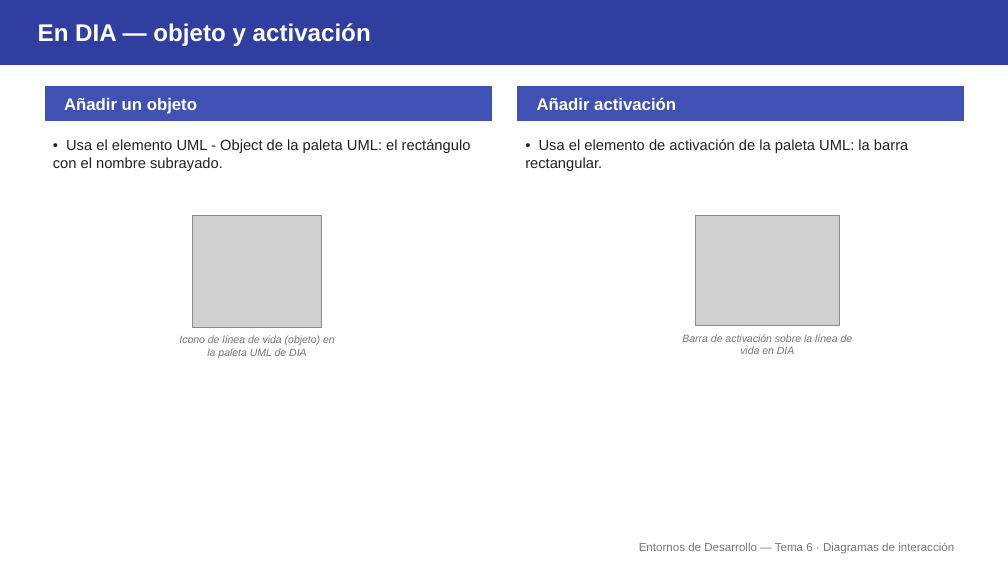
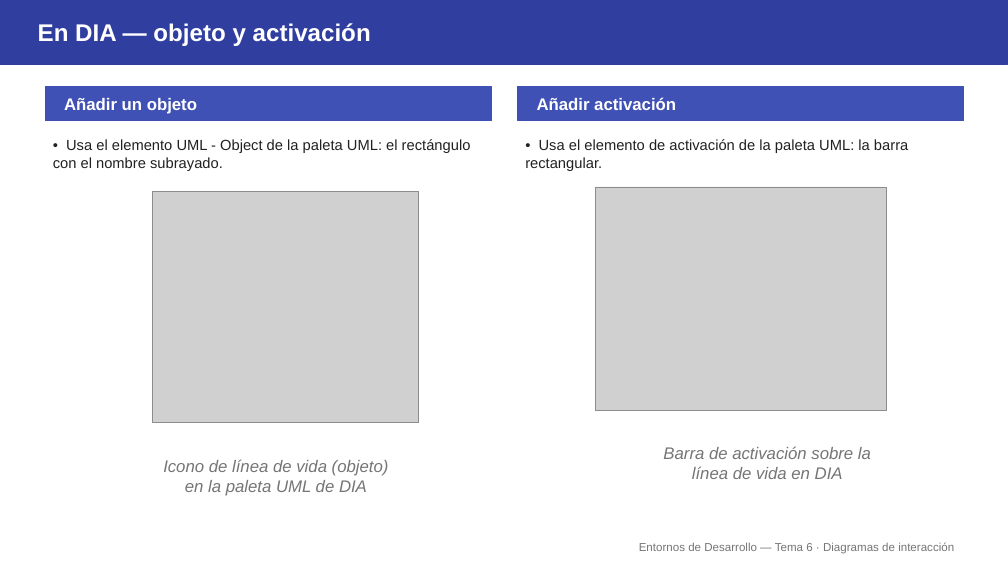
Before and after one commit to aitorventura/entornos-de-desarrollo, a slide deck: slide 5 of tema6/diapositivas/interaccion.pptx. Drawn at 1008x567 pixels with LibreOffice and Linux fonts; fonts in the diff are those of the drawing; grey boxes stand for pictures. Boxes give left, top, right and bottom in pixels: in the first picture for what was removed or moved away, otherwise in the second. Text is boxed around its words. In the diff, an @@ line names an element or a change of style, - is before the commit and + after.

```diff
--- a/tema6/diapositivas/interaccion.pptx
+++ b/tema6/diapositivas/interaccion.pptx
@@ picture resized from (x1=193, y1=216, x2=321, y2=327) to (x1=153, y1=191, x2=418, y2=423) @@
@@ picture resized from (x1=696, y1=216, x2=839, y2=326) to (x1=596, y1=187, x2=886, y2=410) @@
@@ rectangle removed at (x1=193, y1=216, x2=321, y2=327) @@
@@ rectangle removed at (x1=696, y1=216, x2=839, y2=326) @@
@@ text "Barra de activación sobre la ..." moved from (x1=682, y1=334, x2=853, y2=354) to (x1=663, y1=446, x2=871, y2=479) @@
@@ text "Barra de activación sobre la ..." at (x1=663, y1=446, x2=871, y2=479): size 10 to 16 pt @@
@@ text "Icono de línea de vida ..." at (x1=163, y1=459, x2=389, y2=496): size 10 to 16 pt @@
@@ text "Icono de línea de vida ..." moved from (x1=179, y1=335, x2=335, y2=358) to (x1=163, y1=459, x2=389, y2=496) @@
```
Also in this commit, not shown: 7 other slides changed, 1 other file.
